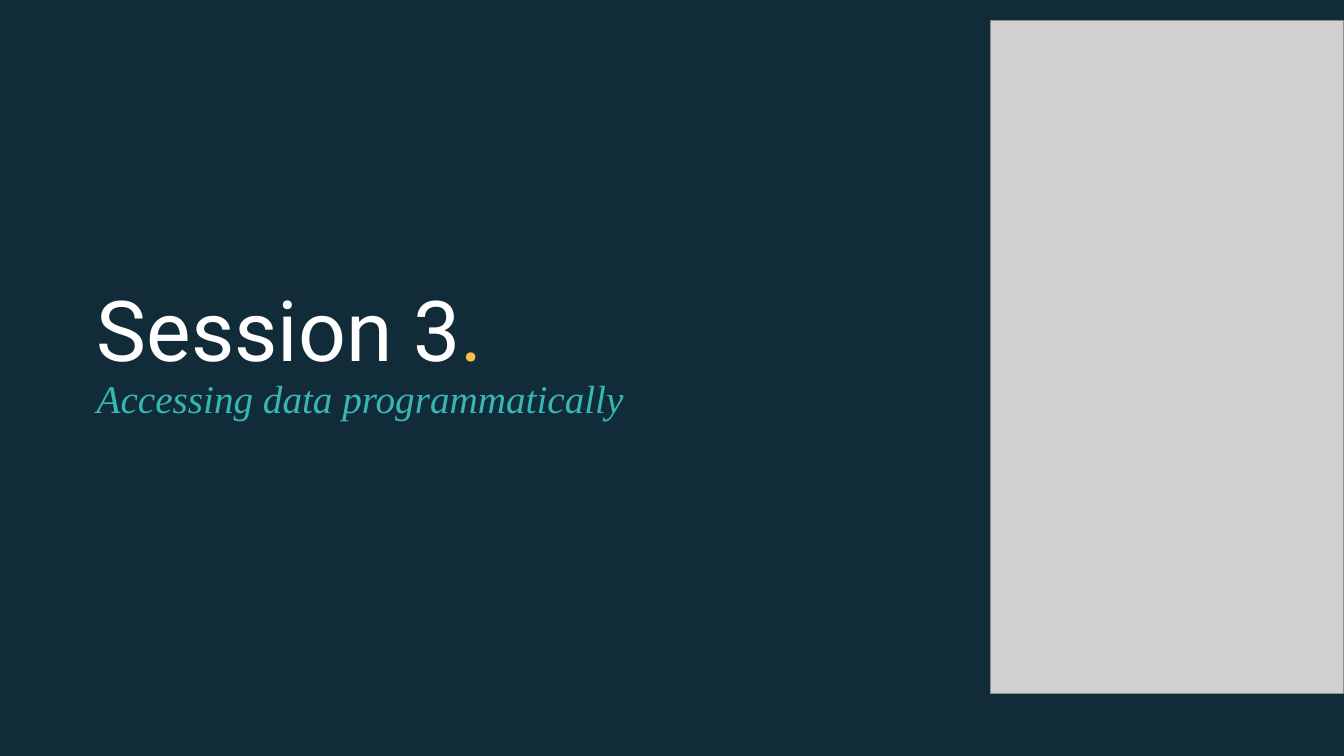
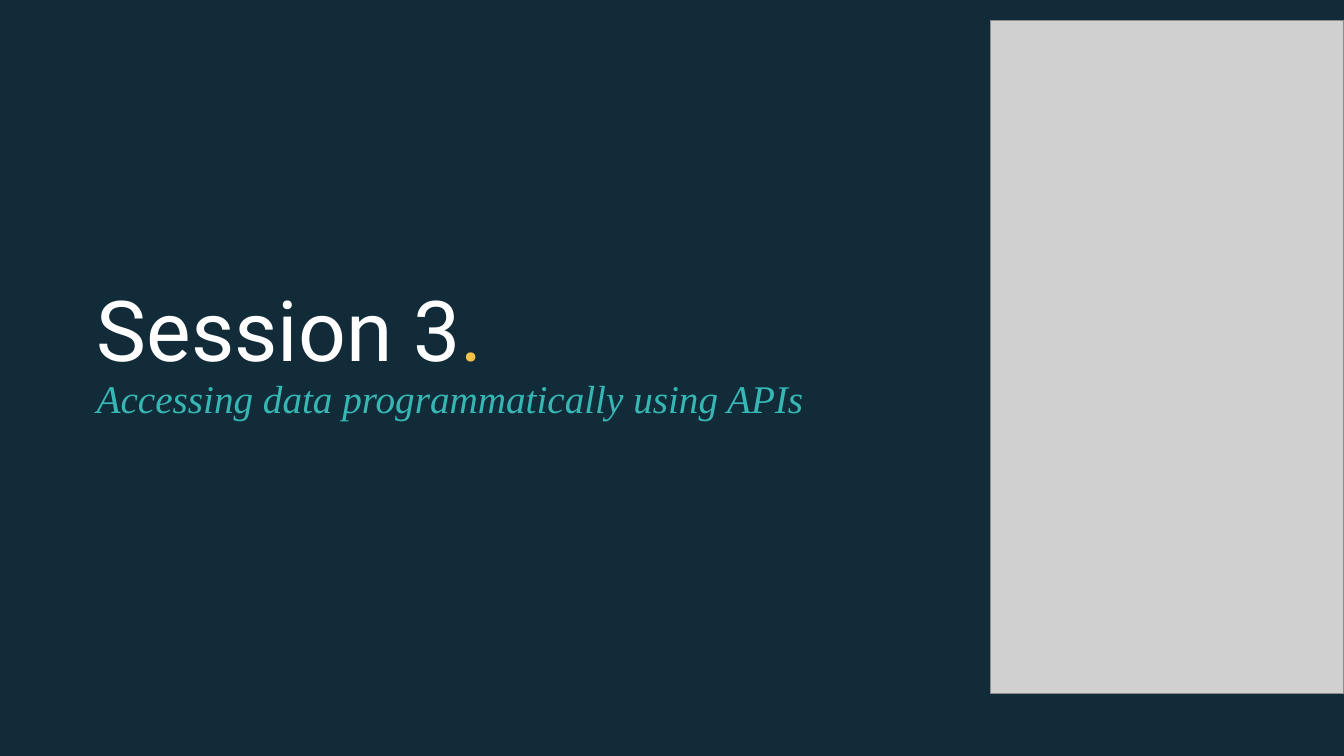
Before and after one commit to EconomicsObservatory/courses, a slide deck: slide 2 of 3/s3_Accessing_data_programmatically.pptx. Drawn at 1344x756 pixels with LibreOffice and Linux fonts; fonts in the diff are those of the drawing; grey boxes stand for pictures. Boxes give left, top, right and bottom in pixels: in the first picture for what was removed or moved away, otherwise in the second. Text is boxed around its words. In the diff, an @@ line names an element or a change of style, - is before the commit and + after.

```diff
--- a/3/s3_Accessing_data_programmatically.pptx
+++ b/3/s3_Accessing_data_programmatically.pptx
@@ title at [97,300,803,421]: text changed @@
-Session 3.
-Accessing data programmatically
+Session 3.
+Accessing data programmatically using APIs
```
Also in this commit, not shown: 3 other slides changed, 4 slides added, 3 slides removed, 6 other files.
